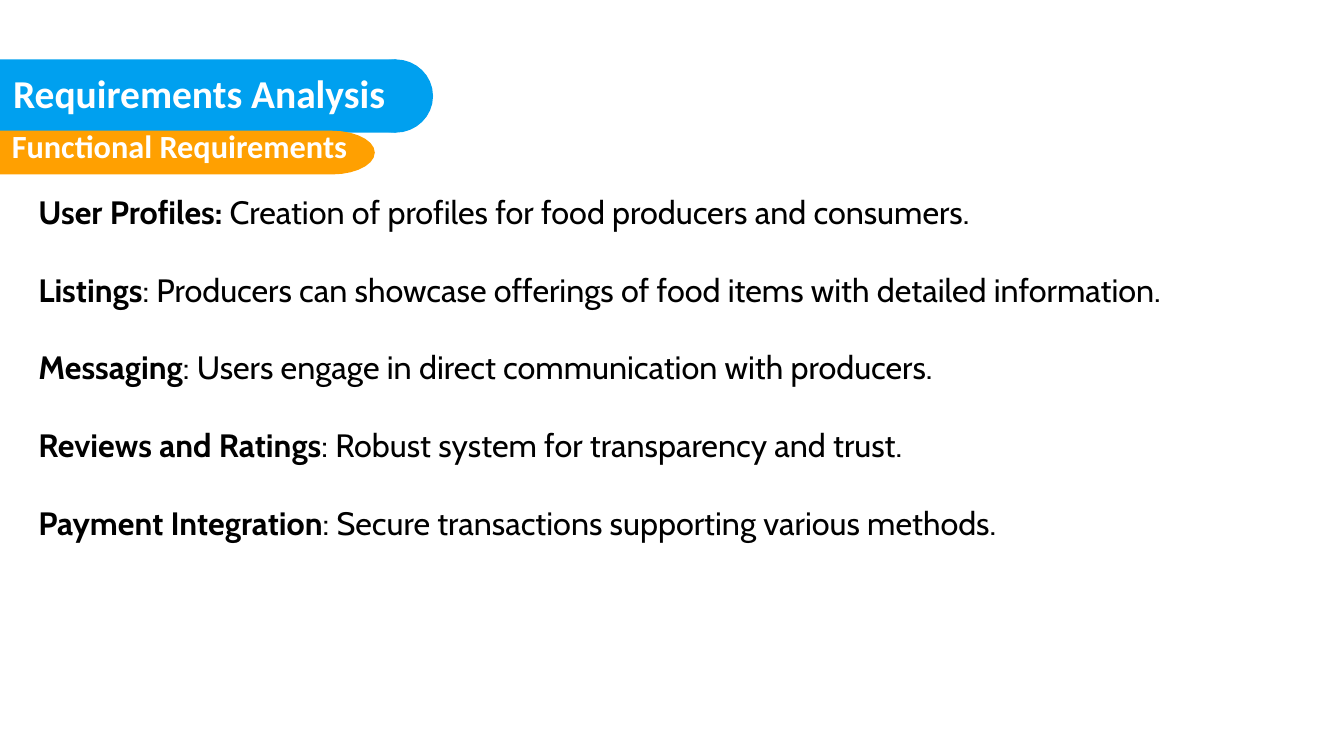
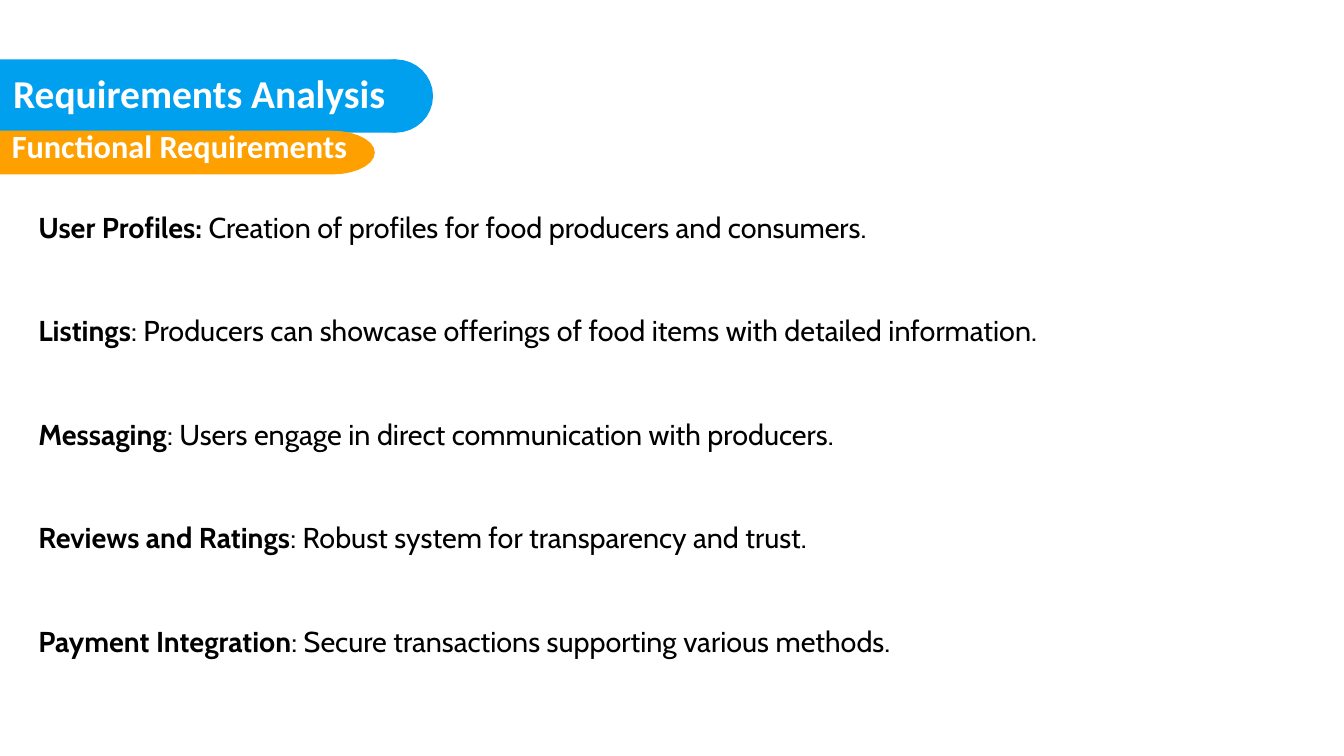
Before and after one commit to nisarggandhi21/Taste-of-Home, a slide deck: slide 19 of Taste-of-Home.pptx (slide 18 before the commit). Drawn at 1344x756 pixels with LibreOffice and Linux fonts; fonts in the diff are those of the drawing; background and template pictures are left out. Boxes give left, top, right and bottom in pixels: in the first picture for what was removed or moved away, otherwise in the second. Text is boxed around its words. In the diff, an @@ line names an element or a change of style, - is before the commit and + after.

```diff
--- a/Taste-of-Home.pptx
+++ b/Taste-of-Home.pptx
@@ text "User Profiles: Creation of profiles ..." at [38,216,1037,658]: size 36 to 32 pt; line spacing 1 to 1.5 @@
```
Also in this commit, not shown: 14 other slides changed, 3 slides added, 1 slide removed, 20 other files.
